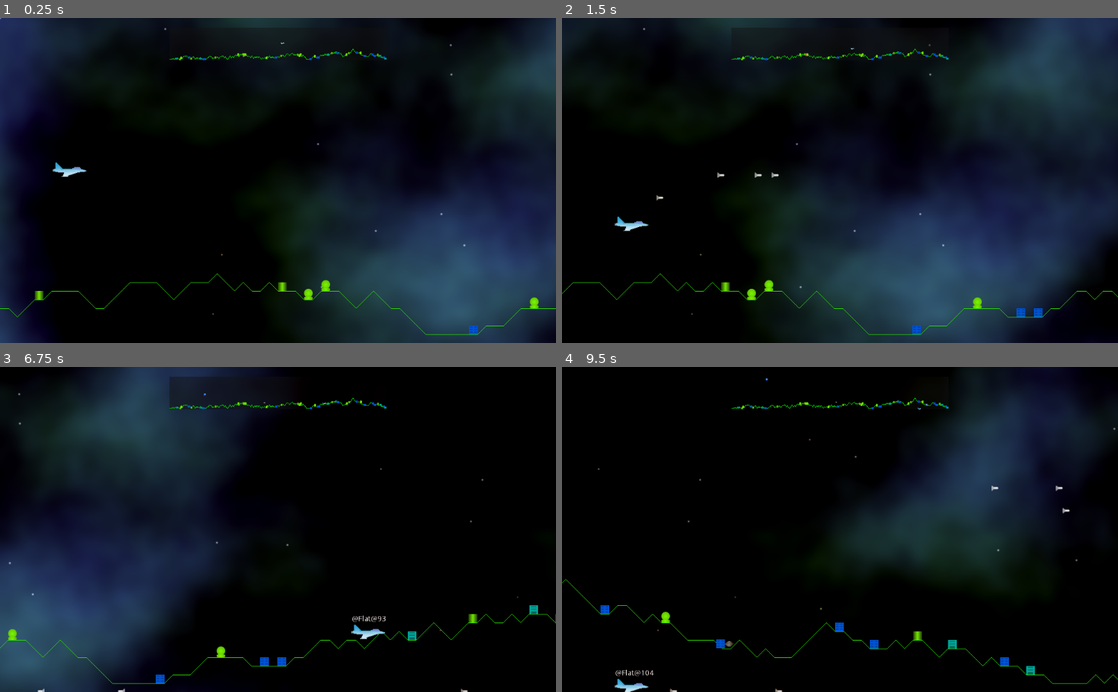
Above: before the commit, frames 1-4 (two rows, left to right).
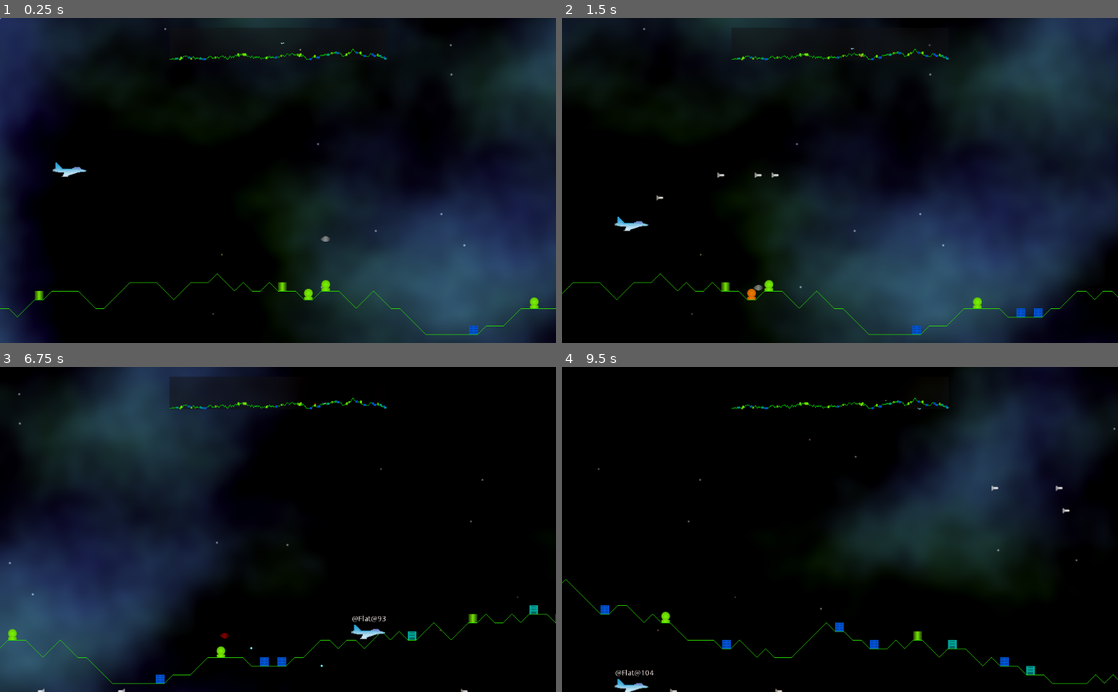
Above: after the commit, the same moments.

Repository: andrew-wilkes/godotia
Game: Godot game, scene res://scenes/Main.tscn
Two runs of this game, one before a commit and one after it. Both use one fixed random seed, a clock stepped at 60 frames per second and the inputs below.
Inputs:
- Up to frame 1 (0.25 s): no input
- Up to frame 2 (1.5 s): tap Enter (ui_accept) at 0.5, 0.77, 0.8, 1.07, 1.35 s; hold Right (ui_right) 0.53-1.28 s; tap End (ui_end) at 0.6 s; hold Down (ui_down) from 1.28 s (still down)
- Up to frame 3 (6.75 s): tap Enter (ui_accept) at 1.52, 1.82, 2.3, 3.02, 3.32, 3.6, 3.77, 4.07, 4.52, 4.82, 5.3, 5.85, 6.02, 6.32 s; tap End (ui_end) at 1.55, 2.1, 2.85, 4.35, 5.1, 6.05, 6.6 s; release Down (ui_down) at 2.03 s; hold Right (ui_right) 2.03-2.78 s; hold Up (ui_up) 2.78-3.53 s; hold Left (ui_left) 3.53-5.03 s; hold Down (ui_down) 5.03-5.78 s; hold Right (ui_right) 5.78-6.53 s; hold Up (ui_up) from 6.53 s (still down)
- Up to frame 4 (9.5 s): tap Enter (ui_accept) at 6.77, 6.8, 7.07, 7.52, 7.82, 8.1, 9.02, 9.32 s; release Up (ui_up) at 7.28 s; hold Right (ui_right) 7.28-8.03 s; tap End (ui_end) at 7.35, 8.85 s; hold Down (ui_down) 8.03-8.78 s; hold Left (ui_left) from 8.78 s (still down)

The runs differ from the first frame. In frame 1, less than 0.1% of the frame differs, in the area x 43-60%, y 9-69%; in frame 2, less than 0.1%; in frame 3, less than 0.1%; in frame 4, less than 0.1%, in the area x 27-66%, y 3-87%.
Error after the commit: Invalid get index 'temp' (on base: 'Node (globals.gd)'). (res://scenes/Main.gd:120)

Commit message:
Implement enemy spawning

Diff:
--- a/autoload/globals.gd
+++ b/autoload/globals.gd
@@ -1,7 +1,6 @@
 extends Node
 
 var player
-var terrain
 var structures = {}
 var enemies = {}
 var shots = {
@@ -17,3 +16,4 @@
 
 func remove_entity(entity, target):
 	get(target).erase(entity.get_instance_id())
+	entity.visible = false
--- a/scenes/Enemy.gd
+++ b/scenes/Enemy.gd
@@ -7,7 +7,7 @@
 
 var state = MOVING_TO_TARGET
 var target : Vector2
-var structure : Structure
+var sid = 0
 var shot_scene = preload("res://scenes/Shot.tscn")
 var in_range : bool
 var shot_range_squared : float
@@ -21,9 +21,9 @@
 		MOVING_TO_TARGET:
 			move(delta)
 		DRAINING_ENERGY:
-			if structure.get_energy_all_got(RATE_OF_DRAINING_ENERGY * delta):
+			if globals.structures[sid].get_energy_all_got(RATE_OF_DRAINING_ENERGY * delta):
 				state = MOVING_TO_PLAYER
-				structure.targeted = false
+				globals.structures[sid].targeted = false
 		MOVING_TO_PLAYER:
 			target = globals.player.global_position - get_parent().global_position
 			move(delta)
@@ -36,47 +36,50 @@
 		LIFTING:
 			move(delta)
 			if global_position.y < 0:
-				# Destroy the structure
-				globals.structures.erase(structure.get_instance_id())
-				structure.queue_free()
-				# Remove this enemy
-				globals.enemies.erase(get_instance_id())
-				queue_free()
+				if sid:
+					got_building()
+					sid = 0
+				destroy()
 
 
 func move(delta):
 	position = position.move_toward(target, SPEED * delta)
 
 
-func _on_Enemy_area_entered(_area):
-	if $Hook.get_child_count():
-		structure.state = structure.states.FALLING
-		call_deferred("reparent_structure", globals.terrain, self.position)
-	globals.remove_entity(self, "enemies")
+func _on_Enemy_area_entered(area):
+	if sid:
+		if area.name == "Player":
+			call_deferred("reparent_structure", area, Vector2())
+		else:
+			globals.structures[sid].state = globals.structures[sid].states.FALLING
+			call_deferred("reparent_structure", get_parent(), self.position)
+	got_hit()
 	destroy()
 
 
 func destroy():
-	pass #queue_free()
+	globals.remove_entity(self, "enemies")
 
 
 func _on_Enemy_body_entered(body):
 	if body is Structure and state == MOVING_TO_TARGET:
-		structure = body
-		match structure.TYPE:
+		sid = body.get_instance_id()
+		match body.TYPE:
 			"Building":
 				state = LIFTING
 				# Reparent the structure from terrain to enemy
-				call_deferred("reparent_structure", $Hook, Vector2(-8, 8))
+				call_deferred("reparent_structure", $Hook, Vector2(-8, 8), sid)
 				target = Vector2(position.x, -8000)
 			"EnergySource":
 				state = DRAINING_ENERGY
 
 
-func reparent_structure(new_parent: Node, pos: Vector2):
-	structure.get_parent().remove_child(structure)
-	structure.position = pos
-	new_parent.add_child(structure)
+func reparent_structure(new_parent: Node, pos: Vector2, _sid = 0):
+	var s = globals.structures[sid]
+	s.get_parent().remove_child(s)
+	s.position = pos
+	new_parent.add_child(s)
+	sid = _sid
 
 
 func fire():
@@ -86,3 +89,12 @@
 		shot.direction = (target - position).normalized()
 		get_parent().add_child(shot)
 		$ShotTimer.start(rand_range(globals.shots.fire_delay1, globals.shots.fire_delay2))
+
+
+func got_hit():
+	pass
+
+
+func got_building():
+	globals.structures.erase(sid)
+	print("got_building")
--- a/scenes/Main.gd
+++ b/scenes/Main.gd
@@ -18,6 +18,7 @@
 var missile_scene = preload("res://scenes/Missile.tscn")
 var sky_pos = 0
 var enemies_to_spawn = 0
+var size
 
 func _ready():
 	background = $ParallaxBackground
@@ -30,7 +31,6 @@
 	# Allow for renaming of the parallax layer(s) later, so using find_node() and get_parent()
 	terrain = find_node("Terrain")
 	terrain.get_parent().motion_mirroring.x = terrain.last_point.x
-	globals.terrain = terrain
 	# Start in the middle of the map
 	scroll_position = terrain.last_point.x / 2
 	# warning-ignore:return_value_discarded
@@ -41,7 +41,7 @@
 
 
 func resize():
-	var size = get_viewport_rect().size
+	size = get_viewport_rect().size
 	terrain.set_base_level(size.y)
 	sky.resize(size)
 	map.resize(terrain, size.y)
@@ -67,7 +67,7 @@
 		var target = pick_target()
 		if target:
 			add_enemy(target)
-	$Spawner.start(rand_range(1, 5))
+	#$Spawner.start(rand_range(1, 5))
 
 
 func _on_Spawner_timeout():
@@ -82,7 +82,7 @@
 			targets.append(i)
 	var pick = false
 	if targets.size():
-		pick = globals.structures[targets[randi() % targets.size()]]
+		pick = globals.structures[targets[17]] #randi() % targets.size()]]
 	pick.targeted = true
 	return pick
 
@@ -90,7 +90,7 @@
 func add_enemy(target):
 	var enemy = enemy_scene.instance()
 	enemy.target = target.position
-	enemy.position = Vector2(target.position.x + rand_range(-100, 100), -32)
+	enemy.position = Vector2(target.position.x + rand_range(-100, 100), -size.y / 3)
 	terrain.line.add_child(enemy)
 	globals.add_entity(enemy, "enemies")
 	map.add_enemy(enemy)
@@ -116,12 +116,17 @@
 		player.move(0, delta)
 	if Input.is_action_just_pressed("ui_accept"):
 		fire_missile()
+	if Input.is_action_just_pressed("ui_end"):
+		if globals.temp:
+			print(globals.temp.get_parent().name)
+		else:
+			print("null")
 
 
 func fire_missile():
 	var m = missile_scene.instance()
 	terrain.add_child(m)
-	m.start(terrain, scroll_position, speed)
+	m.start(terrain, scroll_position, speed, terrain.last_point.x)
 
 
 func move_background(delta):
--- a/scenes/Map.gd
+++ b/scenes/Map.gd
@@ -51,8 +51,9 @@
 		var id = int(e.name)
 		if globals.get(entities).keys().has(id):
 			var node = globals.get(entities)[id]
-			e.position = get_node_position(node, scroll_position)
-			e.modulate = node.modulate
+			if node:
+				e.position = get_node_position(node, scroll_position)
+				e.modulate = node.modulate
 		else:
 			e.queue_free()
 
@@ -63,7 +64,10 @@
 
 
 func get_node_position(node, offset):
-	return node.global_position * coor_scale + Vector2(rect_size.x - offset * coor_scale.x, 0)
+	var pos
+	if node.global_position:
+		pos = node.global_position * coor_scale + Vector2(rect_size.x - offset * coor_scale.x, 0)
+	return pos
 
 
 func add_player(p, scroll_position, terrain):
--- a/scenes/Missile.gd
+++ b/scenes/Missile.gd
@@ -2,17 +2,14 @@
 
 var speed = 500
 var direction = 1
+var max_x
 
 func _process(delta):
-	var x = position.x + speed * delta * direction
-	if x > globals.terrain.last_point.x:
-		x -= globals.terrain.last_point.x
-	if x < 0:
-		x += globals.terrain.last_point.x
-	position.x = x
+	position.x = wrapf(position.x + speed * delta * direction, 0, max_x)
 
 
-func start(terrain, offset, player_speed):
+func start(terrain, offset, player_speed, _max_x):
+	max_x = _max_x
 	# Make missile speed relative to plane speed
 	speed += abs(player_speed)
 	# Position it under the plane's wing
--- a/scenes/Structure.gd
+++ b/scenes/Structure.gd
@@ -4,7 +4,7 @@
 
 const ACCEL = 9.8
 
-enum states { STATIC, FALLING, WITH_ENEMY, WITH_PLAYER }
+enum states { STATIC, FALLING }
 
 export var title: String
 export var description: String
